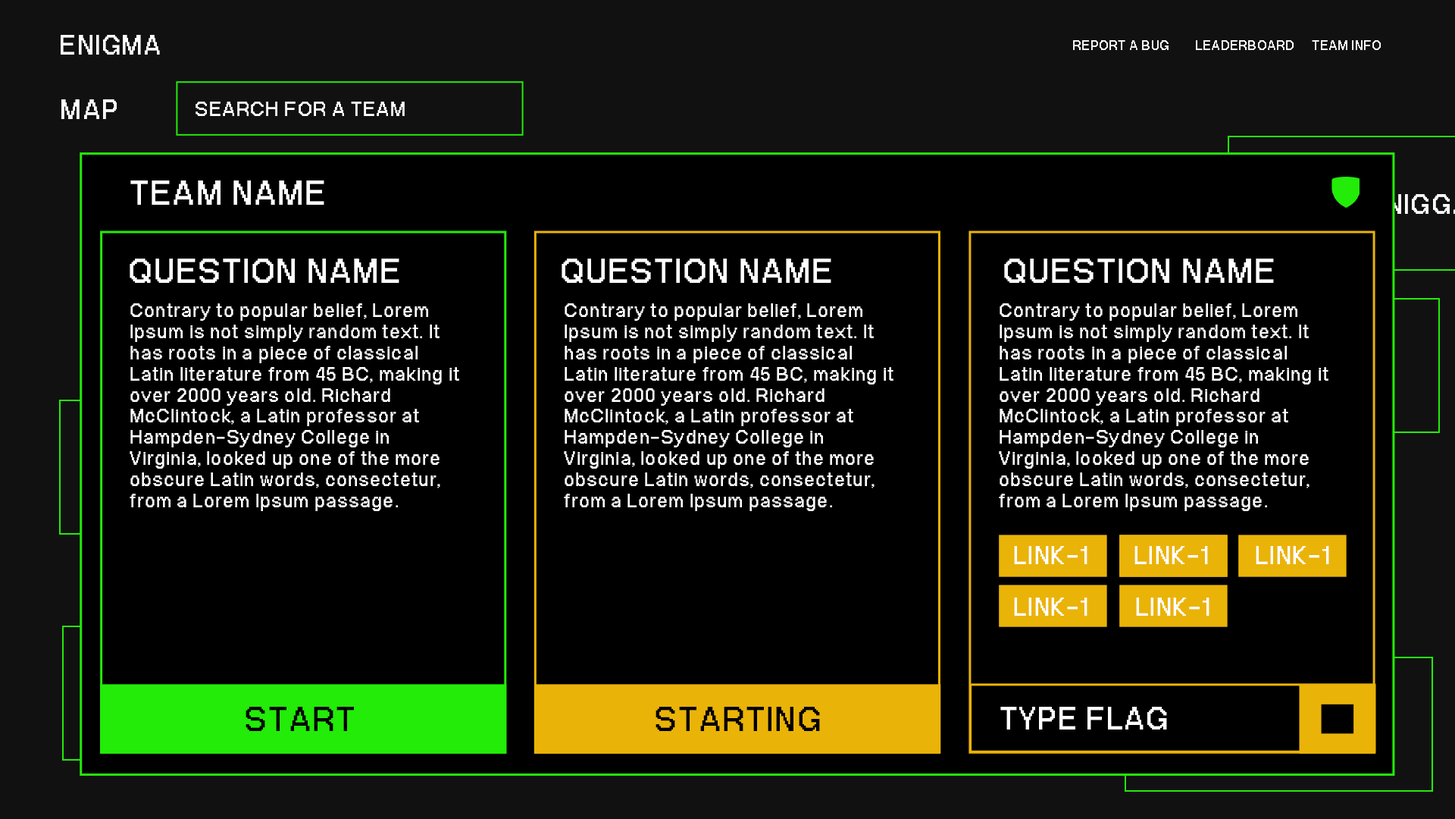
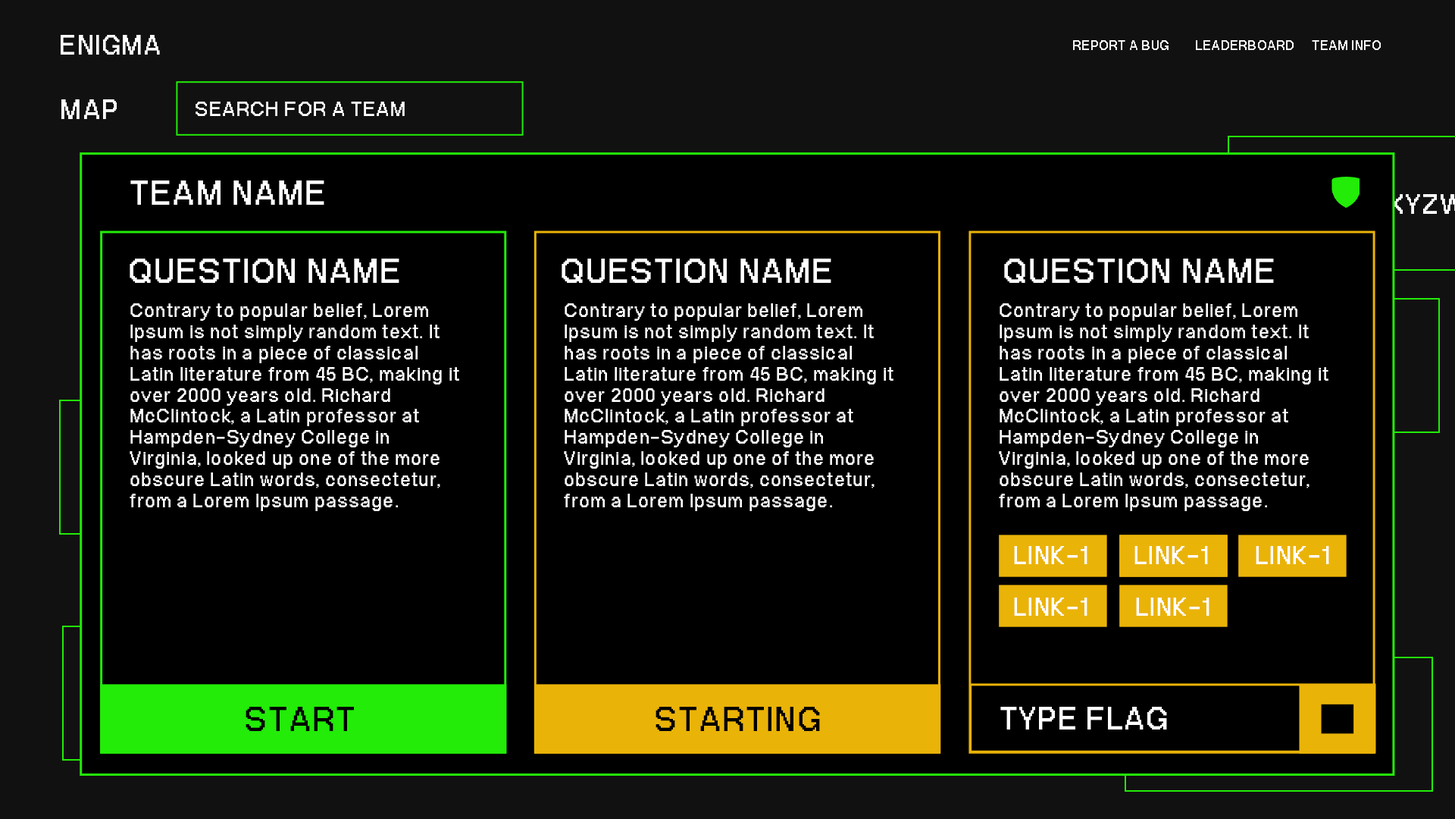
Layered file, before and after one edit (w=1455, h=819). Changes by layer:
renamed "TEAM-NIGGA" to "TEAM-XYZW", painted on it over [1394, 194, 1455, 214]
